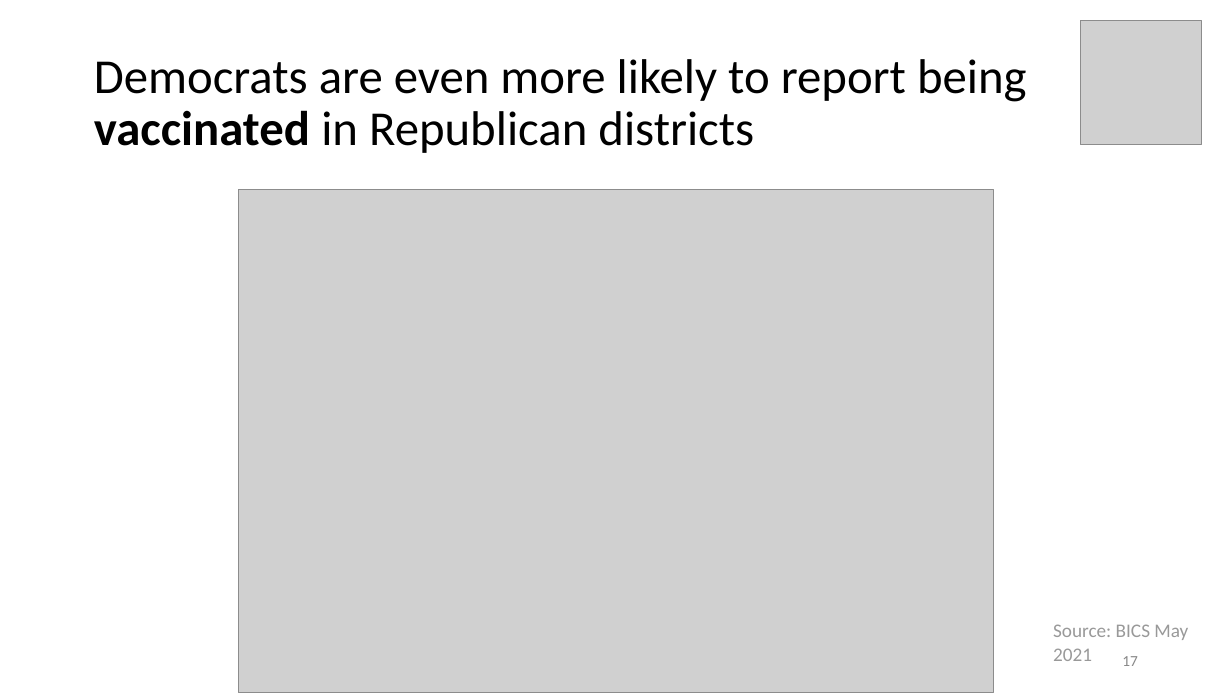
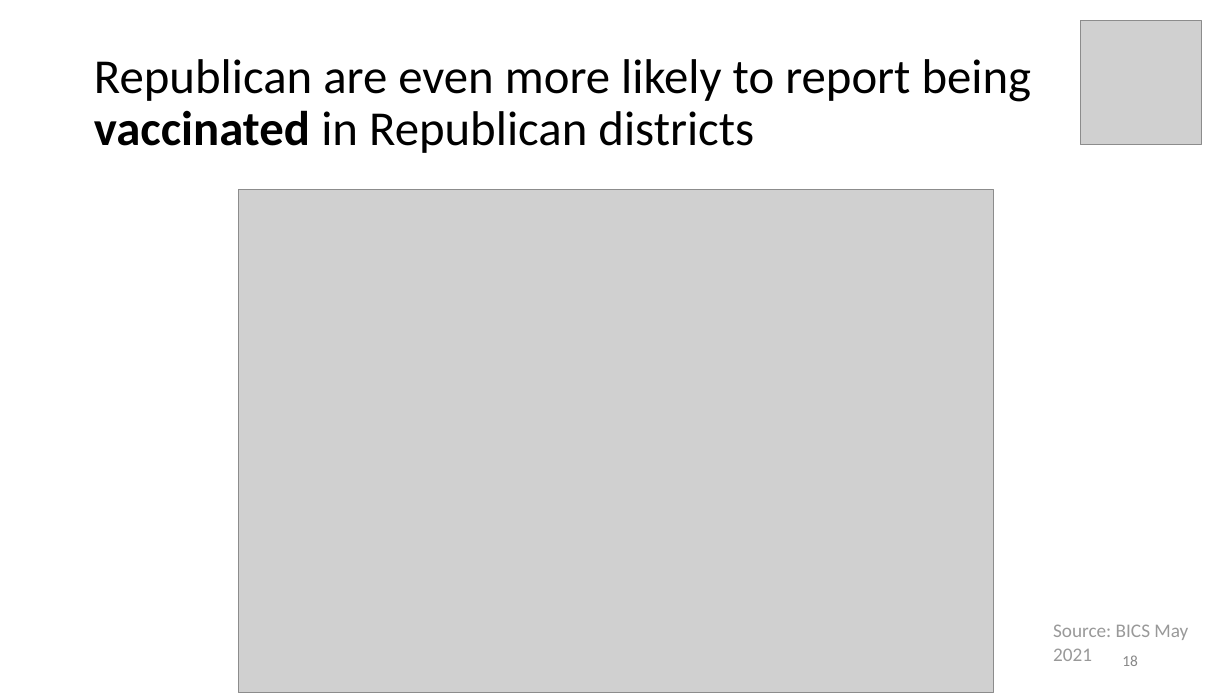
Before and after one commit to chrissoria/BICS_Political_Polarization, a slide deck: slide 18 of presentation/Plots_File.pptx (slide 17 before the commit). Drawn at 1232x693 pixels with LibreOffice and Linux fonts; fonts in the diff are those of the drawing; grey boxes stand for pictures. Boxes give left, top, right and bottom in pixels: in the first picture for what was removed or moved away, otherwise in the second. Text is boxed around its words. In the diff, an @@ line names an element or a change of style, - is before the commit and + after.

```diff
--- a/presentation/Plots_File.pptx
+++ b/presentation/Plots_File.pptx
@@ title at [94, 59, 1032, 153]: text changed @@
-Democrats are even more likely to report being vaccinated in Republican districts
+Republican are even more likely to report being vaccinated in Republican districts
@@ page number at [1122, 655, 1138, 666]: text changed @@
-17
+18
```
Also in this commit, not shown: 8 other slides changed, 1 slide added, 14 other files.
